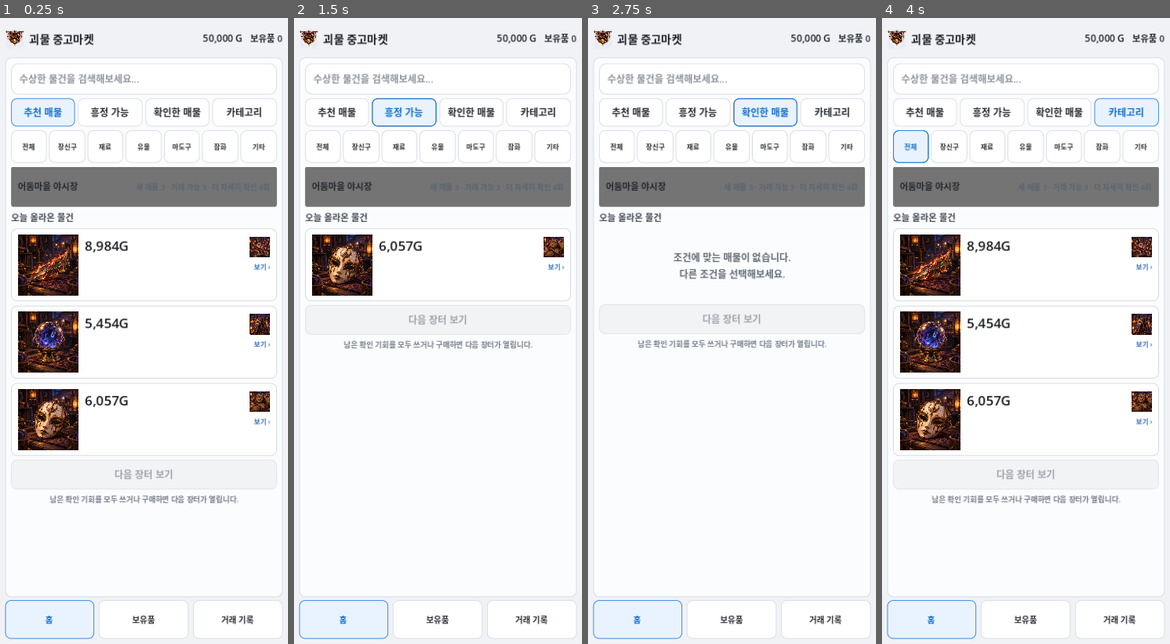
Above: before the commit, frames 1-4 (left to right).
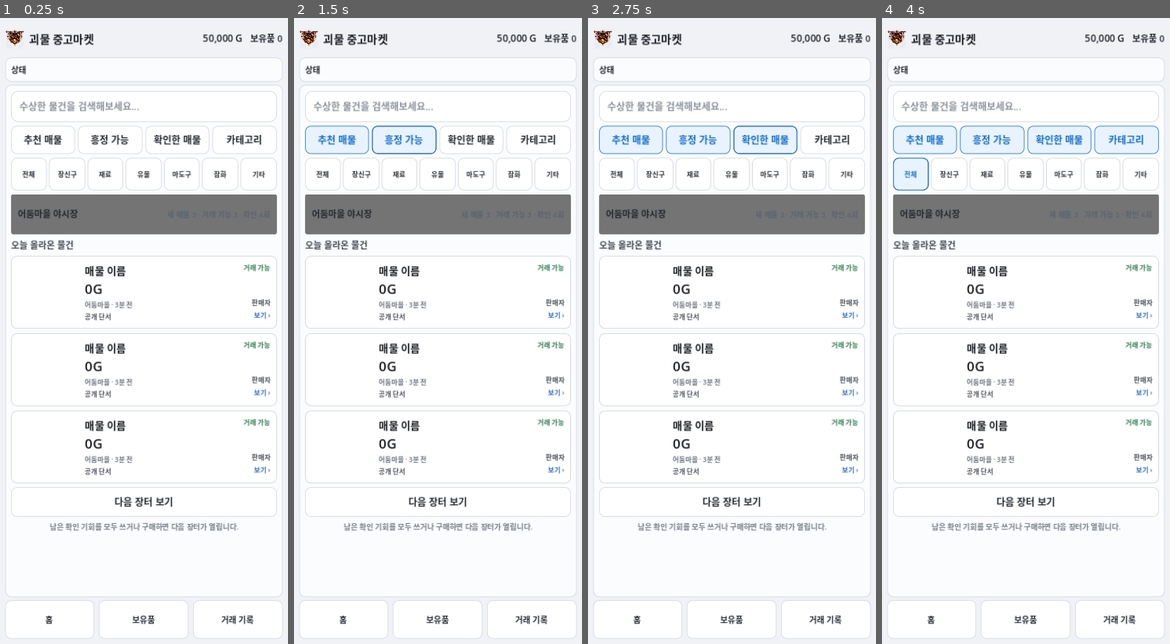
Above: after the commit, the same moments.

Repository: Queenrain9/monster-used-market
Game: Godot game, scene res://scenes/main.tscn
The game is run twice, just before and just after one commit, with the same random seed, the same clock (stepped at 60 frames per second) and the same inputs.
Inputs:
- Up to frame 1 (0.25 s): no input
- Up to frame 2 (1.5 s): click "추천 매물" at 0.5 s; click "흥정 가능" at 1.25 s
- Up to frame 3 (2.75 s): click "확인한 매물" at 2 s
- Up to frame 4 (4 s): click "카테고리" at 2.75 s; click "전체" at 3.5 s

The runs differ from the first frame. In frame 1, 23% of the frame differs, in the area x 1-98%, y 7-100%; in frame 2, 18%; in frame 3, 17%; in frame 4, 24%.
Error after the commit: Invalid assignment of property or key 'texture' with value of type 'CompressedTexture2D' on a base object of type 'null instance'. (res://scripts/main.gd:156)

Commit message:
ui: compact detail and rebuild appraisal wireframe

Diff:
--- a/scenes/main.tscn
+++ b/scenes/main.tscn
@@ -477,53 +477,10 @@
 text = "판매자 정보"
 autowrap_mode = 2
 
-[node name="ActionRow" type="HBoxContainer" parent="Margin/RootVBox/DetailPanel/Scroll/Box"]
-custom_minimum_size = Vector2(0, 46)
-layout_mode = 2
-theme_override_constants/separation = 5
-
-[node name="InspectButton4" type="Button" parent="Margin/RootVBox/DetailPanel/Scroll/Box/ActionRow"]
-layout_mode = 2
-size_flags_horizontal = 3
-theme_override_font_sizes/font_size = 10
-text = "출처 묻기"
-
-[node name="NegotiationJumpButton" type="Button" parent="Margin/RootVBox/DetailPanel/Scroll/Box/ActionRow"]
-layout_mode = 2
-size_flags_horizontal = 3
-theme_override_font_sizes/font_size = 10
-text = "흥정 준비"
-
-[node name="AppraisalLaterButton" type="Button" parent="Margin/RootVBox/DetailPanel/Scroll/Box/ActionRow"]
-layout_mode = 2
-size_flags_horizontal = 3
-theme_override_font_sizes/font_size = 10
-text = "감정은 구매 후"
-disabled = true
-
-[node name="MarketPriceTitle" type="Label" parent="Margin/RootVBox/DetailPanel/Scroll/Box"]
+[node name="InvestigationTitle" type="Label" parent="Margin/RootVBox/DetailPanel/Scroll/Box"]
 layout_mode = 2
 theme_override_font_sizes/font_size = 15
-text = "시장 시세 참고"
-
-[node name="MarketPricePanel" type="PanelContainer" parent="Margin/RootVBox/DetailPanel/Scroll/Box"]
-layout_mode = 2
-theme_override_styles/panel = SubResource("Panel")
-
-[node name="PriceBox" type="VBoxContainer" parent="Margin/RootVBox/DetailPanel/Scroll/Box/MarketPricePanel"]
-layout_mode = 2
-theme_override_constants/separation = 5
-
-[node name="MarketPriceLabel" type="Label" parent="Margin/RootVBox/DetailPanel/Scroll/Box/MarketPricePanel/PriceBox"]
-layout_mode = 2
-theme_override_font_sizes/font_size = 11
-text = "아직 시세를 확인하지 않았습니다."
-autowrap_mode = 2
-
-[node name="InspectButton5" type="Button" parent="Margin/RootVBox/DetailPanel/Scroll/Box/MarketPricePanel/PriceBox"]
-custom_minimum_size = Vector2(0, 38)
-layout_mode = 2
-text = "동종품 시세 확인"
+text = "더 확인하기"
 
 [node name="DetailBudget" type="Label" parent="Margin/RootVBox/DetailPanel/Scroll/Box"]
 layout_mode = 2
@@ -531,41 +488,81 @@
 theme_override_font_sizes/font_size = 11
 text = "더 자세히 확인할 정보 4회"
 
+[node name="InvestigationGrid" type="GridContainer" parent="Margin/RootVBox/DetailPanel/Scroll/Box"]
+layout_mode = 2
+columns = 3
+theme_override_constants/h_separation = 5
+theme_override_constants/v_separation = 5
+
+[node name="InspectButton1" type="Button" parent="Margin/RootVBox/DetailPanel/Scroll/Box/InvestigationGrid"]
+custom_minimum_size = Vector2(0, 42)
+layout_mode = 2
+size_flags_horizontal = 3
+theme_override_font_sizes/font_size = 10
+text = "외형"
+
+[node name="InspectButton2" type="Button" parent="Margin/RootVBox/DetailPanel/Scroll/Box/InvestigationGrid"]
+custom_minimum_size = Vector2(0, 42)
+layout_mode = 2
+size_flags_horizontal = 3
+theme_override_font_sizes/font_size = 10
+text = "각인"
+
+[node name="InspectButton3" type="Button" parent="Margin/RootVBox/DetailPanel/Scroll/Box/InvestigationGrid"]
+custom_minimum_size = Vector2(0, 42)
+layout_mode = 2
+size_flags_horizontal = 3
+theme_override_font_sizes/font_size = 10
+text = "작동 상태"
+
+[node name="InspectButton4" type="Button" parent="Margin/RootVBox/DetailPanel/Scroll/Box/InvestigationGrid"]
+custom_minimum_size = Vector2(0, 42)
+layout_mode = 2
+size_flags_horizontal = 3
+theme_override_font_sizes/font_size = 10
+text = "출처 묻기"
+
+[node name="InspectButton5" type="Button" parent="Margin/RootVBox/DetailPanel/Scroll/Box/InvestigationGrid"]
+custom_minimum_size = Vector2(0, 42)
+layout_mode = 2
+size_flags_horizontal = 3
+theme_override_font_sizes/font_size = 10
+text = "시세 조사"
+
+[node name="NegotiationJumpButton" type="Button" parent="Margin/RootVBox/DetailPanel/Scroll/Box/InvestigationGrid"]
+custom_minimum_size = Vector2(0, 42)
+layout_mode = 2
+size_flags_horizontal = 3
+theme_override_font_sizes/font_size = 10
+text = "거래 계획"
+
+[node name="KnownTitle" type="Label" parent="Margin/RootVBox/DetailPanel/Scroll/Box"]
+layout_mode = 2
+theme_override_font_sizes/font_size = 13
+text = "확인한 정보"
+
 [node name="ClueList" type="Label" parent="Margin/RootVBox/DetailPanel/Scroll/Box"]
-custom_minimum_size = Vector2(0, 64)
+custom_minimum_size = Vector2(0, 56)
 layout_mode = 2
 theme_override_font_sizes/font_size = 10
 theme_override_colors/font_color = Color(0.32, 0.35, 0.39, 1)
 text = "확인한 정보"
 autowrap_mode = 2
 
-[node name="InvestigationTitle" type="Label" parent="Margin/RootVBox/DetailPanel/Scroll/Box"]
-layout_mode = 2
-theme_override_font_sizes/font_size = 15
-text = "상태 더 확인하기"
-
-[node name="InvestigationGrid" type="HBoxContainer" parent="Margin/RootVBox/DetailPanel/Scroll/Box"]
-custom_minimum_size = Vector2(0, 46)
-layout_mode = 2
-theme_override_constants/separation = 5
-
-[node name="InspectButton1" type="Button" parent="Margin/RootVBox/DetailPanel/Scroll/Box/InvestigationGrid"]
-layout_mode = 2
-size_flags_horizontal = 3
-theme_override_font_sizes/font_size = 10
-text = "외형"
-
-[node name="InspectButton2" type="Button" parent="Margin/RootVBox/DetailPanel/Scroll/Box/InvestigationGrid"]
-layout_mode = 2
-size_flags_horizontal = 3
-theme_override_font_sizes/font_size = 10
-text = "각인"
-
-[node name="InspectButton3" type="Button" parent="Margin/RootVBox/DetailPanel/Scroll/Box/InvestigationGrid"]
-layout_mode = 2
-size_flags_horizontal = 3
-theme_override_font_sizes/font_size = 10
-text = "작동 상태"
+[node name="MarketPricePanel" type="PanelContainer" parent="Margin/RootVBox/DetailPanel/Scroll/Box"]
+layout_mode = 2
+theme_override_styles/panel = SubResource("Panel")
+
+[node name="PriceBox" type="VBoxContainer" parent="Margin/RootVBox/DetailPanel/Scroll/Box/MarketPricePanel"]
+layout_mode = 2
+theme_override_constants/separation = 3
+
+[node name="MarketPriceLabel" type="Label" parent="Margin/RootVBox/DetailPanel/Scroll/Box/MarketPricePanel/PriceBox"]
+layout_mode = 2
+theme_override_font_sizes/font_size = 10
+text = "시세 미확인"
+autowrap_mode = 2
+
 
 [node name="PlanTitle" type="Label" parent="Margin/RootVBox/DetailPanel/Scroll/Box"]
 layout_mode = 2
@@ -778,62 +775,146 @@
 [node name="Box" type="VBoxContainer" parent="Margin/RootVBox/AppraisalPanel/Scroll"]
 layout_mode = 2
 size_flags_horizontal = 3
-theme_override_constants/separation = 7
+theme_override_constants/separation = 8
+
+[node name="TopBar" type="HBoxContainer" parent="Margin/RootVBox/AppraisalPanel/Scroll/Box"]
+custom_minimum_size = Vector2(0, 44)
+layout_mode = 2
+theme_override_constants/separation = 6
+
+[node name="BackButton" type="Button" parent="Margin/RootVBox/AppraisalPanel/Scroll/Box/TopBar"]
+custom_minimum_size = Vector2(46, 40)
+layout_mode = 2
+text = "←"
+
+[node name="PageTitle" type="Label" parent="Margin/RootVBox/AppraisalPanel/Scroll/Box/TopBar"]
+layout_mode = 2
+size_flags_horizontal = 3
+theme_override_font_sizes/font_size = 17
+text = "감정소"
+vertical_alignment = 1
+
+[node name="GoldLabel" type="Label" parent="Margin/RootVBox/AppraisalPanel/Scroll/Box/TopBar"]
+custom_minimum_size = Vector2(82, 0)
+layout_mode = 2
+theme_override_font_sizes/font_size = 12
+text = "50,000 G"
+horizontal_alignment = 2
+vertical_alignment = 1
 
 [node name="PreView" type="VBoxContainer" parent="Margin/RootVBox/AppraisalPanel/Scroll/Box"]
 layout_mode = 2
-theme_override_constants/separation = 7
-
-[node name="AppraiserArt" type="TextureRect" parent="Margin/RootVBox/AppraisalPanel/Scroll/Box/PreView"]
-custom_minimum_size = Vector2(0, 96)
+theme_override_constants/separation = 8
+
+[node name="ItemSummary" type="PanelContainer" parent="Margin/RootVBox/AppraisalPanel/Scroll/Box/PreView"]
+layout_mode = 2
+theme_override_styles/panel = SubResource("Panel")
+
+[node name="Row" type="HBoxContainer" parent="Margin/RootVBox/AppraisalPanel/Scroll/Box/PreView/ItemSummary"]
+layout_mode = 2
+theme_override_constants/separation = 10
+
+[node name="ItemArt" type="TextureRect" parent="Margin/RootVBox/AppraisalPanel/Scroll/Box/PreView/ItemSummary/Row"]
+custom_minimum_size = Vector2(112, 112)
 layout_mode = 2
 mouse_filter = 2
 expand_mode = 1
 stretch_mode = 5
 
-[node name="AppraisalTitle" type="Label" parent="Margin/RootVBox/AppraisalPanel/Scroll/Box/PreView"]
-layout_mode = 2
-theme_override_font_sizes/font_size = 19
-text = "감정소"
-
-[node name="AppraisalInfo" type="Label" parent="Margin/RootVBox/AppraisalPanel/Scroll/Box/PreView"]
-layout_mode = 2
-text = "비용"
-
-[node name="AppraisalClues" type="Label" parent="Margin/RootVBox/AppraisalPanel/Scroll/Box/PreView"]
-custom_minimum_size = Vector2(0, 120)
-layout_mode = 2
+[node name="Info" type="VBoxContainer" parent="Margin/RootVBox/AppraisalPanel/Scroll/Box/PreView/ItemSummary/Row"]
+layout_mode = 2
+size_flags_horizontal = 3
+theme_override_constants/separation = 4
+
+[node name="AppraisalTitle" type="Label" parent="Margin/RootVBox/AppraisalPanel/Scroll/Box/PreView/ItemSummary/Row/Info"]
+layout_mode = 2
+theme_override_font_sizes/font_size = 18
+text = "아이템"
+
+[node name="AppraisalInfo" type="Label" parent="Margin/RootVBox/AppraisalPanel/Scroll/Box/PreView/ItemSummary/Row/Info"]
+layout_mode = 2
+theme_override_font_sizes/font_size = 11
+text = "매입가 / 검사비"
+autowrap_mode = 2
+
+[node name="AppraisalState" type="Label" parent="Margin/RootVBox/AppraisalPanel/Scroll/Box/PreView/ItemSummary/Row/Info"]
+layout_mode = 2
+theme_override_font_sizes/font_size = 11
+theme_override_colors/font_color = Color(0.39, 0.28, 0.77, 1)
+text = "추가 검사 2회 남음"
+
+[node name="KnownTitle" type="Label" parent="Margin/RootVBox/AppraisalPanel/Scroll/Box/PreView"]
+layout_mode = 2
+theme_override_font_sizes/font_size = 15
+text = "현재까지 아는 정보"
+
+[node name="KnownPanel" type="PanelContainer" parent="Margin/RootVBox/AppraisalPanel/Scroll/Box/PreView"]
+layout_mode = 2
+theme_override_styles/panel = SubResource("Panel")
+
+[node name="AppraisalClues" type="Label" parent="Margin/RootVBox/AppraisalPanel/Scroll/Box/PreView/KnownPanel"]
+custom_minimum_size = Vector2(0, 92)
+layout_mode = 2
+theme_override_font_sizes/font_size = 10
 text = "정보"
 autowrap_mode = 2
 
-[node name="AppraisalState" type="Label" parent="Margin/RootVBox/AppraisalPanel/Scroll/Box/PreView"]
-layout_mode = 2
-theme_override_colors/font_color = Color(0.94, 0.83, 0.67, 1)
+[node name="InspectTitle" type="Label" parent="Margin/RootVBox/AppraisalPanel/Scroll/Box/PreView"]
+layout_mode = 2
+theme_override_font_sizes/font_size = 15
 text = "추가 검사"
 
-[node name="PostInspectButton1" type="Button" parent="Margin/RootVBox/AppraisalPanel/Scroll/Box/PreView"]
-layout_mode = 2
+[node name="InspectHelp" type="Label" parent="Margin/RootVBox/AppraisalPanel/Scroll/Box/PreView"]
+layout_mode = 2
+theme_override_font_sizes/font_size = 10
+theme_override_colors/font_color = Color(0.45, 0.48, 0.53, 1)
+text = "검사 기회와 골드를 사용해 필요한 정보만 더 확인하세요."
+autowrap_mode = 2
+
+[node name="InspectRow" type="HBoxContainer" parent="Margin/RootVBox/AppraisalPanel/Scroll/Box/PreView"]
+layout_mode = 2
+theme_override_constants/separation = 5
+
+[node name="PostInspectButton1" type="Button" parent="Margin/RootVBox/AppraisalPanel/Scroll/Box/PreView/InspectRow"]
+custom_minimum_size = Vector2(0, 52)
+layout_mode = 2
+size_flags_horizontal = 3
+theme_override_font_sizes/font_size = 10
 text = "재질 검사"
 
-[node name="PostInspectButton2" type="Button" parent="Margin/RootVBox/AppraisalPanel/Scroll/Box/PreView"]
-layout_mode = 2
-text = "마력/반응 검사"
-
-[node name="PostInspectButton3" type="Button" parent="Margin/RootVBox/AppraisalPanel/Scroll/Box/PreView"]
-layout_mode = 2
-text = "내부 구조 확인"
+[node name="PostInspectButton2" type="Button" parent="Margin/RootVBox/AppraisalPanel/Scroll/Box/PreView/InspectRow"]
+custom_minimum_size = Vector2(0, 52)
+layout_mode = 2
+size_flags_horizontal = 3
+theme_override_font_sizes/font_size = 10
+text = "마력 검사"
+
+[node name="PostInspectButton3" type="Button" parent="Margin/RootVBox/AppraisalPanel/Scroll/Box/PreView/InspectRow"]
+custom_minimum_size = Vector2(0, 52)
+layout_mode = 2
+size_flags_horizontal = 3
+theme_override_font_sizes/font_size = 10
+text = "내부 구조"
 
 [node name="ProfessionalAppraiseButton" type="Button" parent="Margin/RootVBox/AppraisalPanel/Scroll/Box/PreView"]
+custom_minimum_size = Vector2(0, 48)
+layout_mode = 2
+text = "전문 감정"
+
+[node name="SecondaryActions" type="HBoxContainer" parent="Margin/RootVBox/AppraisalPanel/Scroll/Box/PreView"]
+layout_mode = 2
+theme_override_constants/separation = 6
+
+[node name="AppraisalSaleButton" type="Button" parent="Margin/RootVBox/AppraisalPanel/Scroll/Box/PreView/SecondaryActions"]
 custom_minimum_size = Vector2(0, 44)
 layout_mode = 2
-text = "전문 감정"
-
-[node name="AppraisalSaleButton" type="Button" parent="Margin/RootVBox/AppraisalPanel/Scroll/Box/PreView"]
-layout_mode = 2
-text = "감정 없이 판매처 찾아보기"
-
-[node name="AppraisalInventoryButton" type="Button" parent="Margin/RootVBox/AppraisalPanel/Scroll/Box/PreView"]
-layout_mode = 2
+size_flags_horizontal = 3
+text = "감정 없이 판매"
+
+[node name="AppraisalInventoryButton" type="Button" parent="Margin/RootVBox/AppraisalPanel/Scroll/Box/PreView/SecondaryActions"]
+custom_minimum_size = Vector2(0, 44)
+layout_mode = 2
+size_flags_horizontal = 3
 text = "보유품으로"
 
 [node name="ResultView" type="VBoxContainer" parent="Margin/RootVBox/AppraisalPanel/Scroll/Box"]
@@ -841,32 +922,50 @@
 layout_mode = 2
 theme_override_constants/separation = 8
 
-[node name="ResultTitle" type="Label" parent="Margin/RootVBox/AppraisalPanel/Scroll/Box/ResultView"]
-layout_mode = 2
-theme_override_font_sizes/font_size = 20
-text = "감정 결과"
-
-[node name="ResultHero" type="TextureRect" parent="Margin/RootVBox/AppraisalPanel/Scroll/Box/ResultView"]
-custom_minimum_size = Vector2(0, 170)
+[node name="ResultHero" type="PanelContainer" parent="Margin/RootVBox/AppraisalPanel/Scroll/Box/ResultView"]
+layout_mode = 2
+theme_override_styles/panel = SubResource("Panel")
+
+[node name="Row" type="HBoxContainer" parent="Margin/RootVBox/AppraisalPanel/Scroll/Box/ResultView/ResultHero"]
+layout_mode = 2
+theme_override_constants/separation = 10
+
+[node name="ResultImage" type="TextureRect" parent="Margin/RootVBox/AppraisalPanel/Scroll/Box/ResultView/ResultHero/Row"]
+custom_minimum_size = Vector2(112, 112)
 layout_mode = 2
 mouse_filter = 2
 expand_mode = 1
 stretch_mode = 5
 
-[node name="ResultItemSummary" type="Label" parent="Margin/RootVBox/AppraisalPanel/Scroll/Box/ResultView"]
-layout_mode = 2
-theme_override_font_sizes/font_size = 15
+[node name="SummaryColumn" type="VBoxContainer" parent="Margin/RootVBox/AppraisalPanel/Scroll/Box/ResultView/ResultHero/Row"]
+layout_mode = 2
+size_flags_horizontal = 3
+theme_override_constants/separation = 4
+
+[node name="ResultBadge" type="Label" parent="Margin/RootVBox/AppraisalPanel/Scroll/Box/ResultView/ResultHero/Row/SummaryColumn"]
+layout_mode = 2
+theme_override_font_sizes/font_size = 11
+theme_override_colors/font_color = Color(0.39, 0.28, 0.77, 1)
+text = "감정 완료"
+
+[node name="ResultItemSummary" type="Label" parent="Margin/RootVBox/AppraisalPanel/Scroll/Box/ResultView/ResultHero/Row/SummaryColumn"]
+layout_mode = 2
+theme_override_font_sizes/font_size = 16
 text = "아이템 요약"
 autowrap_mode = 2
 
 [node name="ResultSectionTitle" type="Label" parent="Margin/RootVBox/AppraisalPanel/Scroll/Box/ResultView"]
 layout_mode = 2
-theme_override_font_sizes/font_size = 17
+theme_override_font_sizes/font_size = 18
 text = "감정 결과"
 
-[node name="ResultMetrics" type="Label" parent="Margin/RootVBox/AppraisalPanel/Scroll/Box/ResultView"]
-layout_mode = 2
-theme_override_font_sizes/font_size = 13
+[node name="MetricsPanel" type="PanelContainer" parent="Margin/RootVBox/AppraisalPanel/Scroll/Box/ResultView"]
+layout_mode = 2
+theme_override_styles/panel = SubResource("Panel")
+
+[node name="ResultMetrics" type="Label" parent="Margin/RootVBox/AppraisalPanel/Scroll/Box/ResultView/MetricsPanel"]
+layout_mode = 2
+theme_override_font_sizes/font_size = 12
 text = "진품 여부\n마력 잔량\n저주 강도\n희귀도\n예상 시세"
 autowrap_mode = 2
 
@@ -875,9 +974,14 @@
 theme_override_font_sizes/font_size = 15
 text = "감정사의 한마디"
 
-[node name="AppraiserComment" type="Label" parent="Margin/RootVBox/AppraisalPanel/Scroll/Box/ResultView"]
-custom_minimum_size = Vector2(0, 84)
-layout_mode = 2
+[node name="CommentPanel" type="PanelContainer" parent="Margin/RootVBox/AppraisalPanel/Scroll/Box/ResultView"]
+layout_mode = 2
+theme_override_styles/panel = SubResource("Panel")
+
+[node name="AppraiserComment" type="Label" parent="Margin/RootVBox/AppraisalPanel/Scroll/Box/ResultView/CommentPanel"]
+custom_minimum_size = Vector2(0, 72)
+layout_mode = 2
+theme_override_font_sizes/font_size = 11
 text = "감정 결과에 대한 코멘트"
 autowrap_mode = 2
 
@@ -886,16 +990,17 @@
 theme_override_constants/separation = 6
 
 [node name="StoreResultButton" type="Button" parent="Margin/RootVBox/AppraisalPanel/Scroll/Box/ResultView/ResultActions"]
-custom_minimum_size = Vector2(0, 46)
+custom_minimum_size = Vector2(0, 48)
 layout_mode = 2
 size_flags_horizontal = 3
 text = "보관하기"
 
 [node name="PrepareResaleButton" type="Button" parent="Margin/RootVBox/AppraisalPanel/Scroll/Box/ResultView/ResultActions"]
-custom_minimum_size = Vector2(0, 46)
+custom_minimum_size = Vector2(0, 48)
 layout_mode = 2
 size_flags_horizontal = 3
 text = "재판매 준비"
+
 
 [node name="SalePanel" type="PanelContainer" parent="Margin/RootVBox"]
 visible = false
